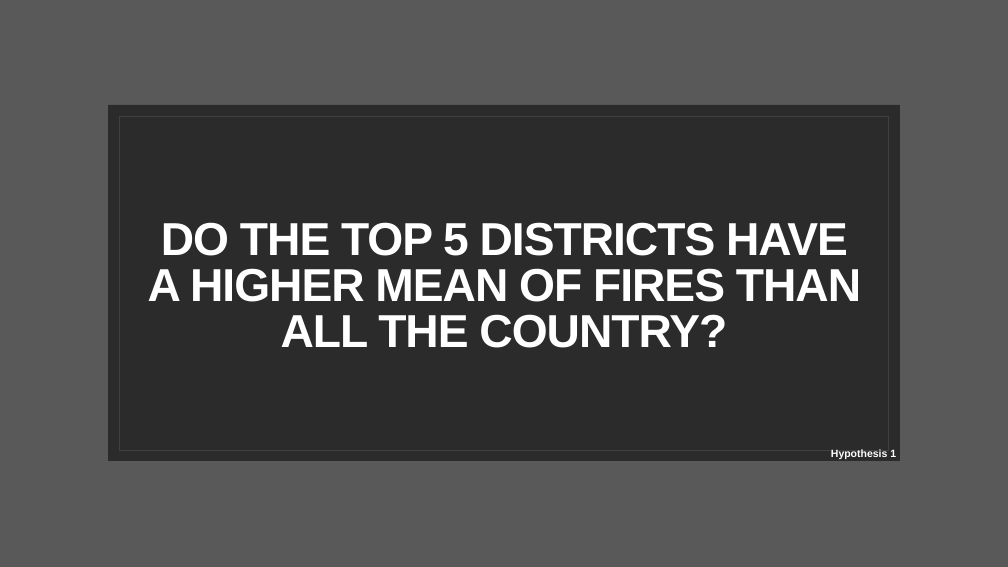
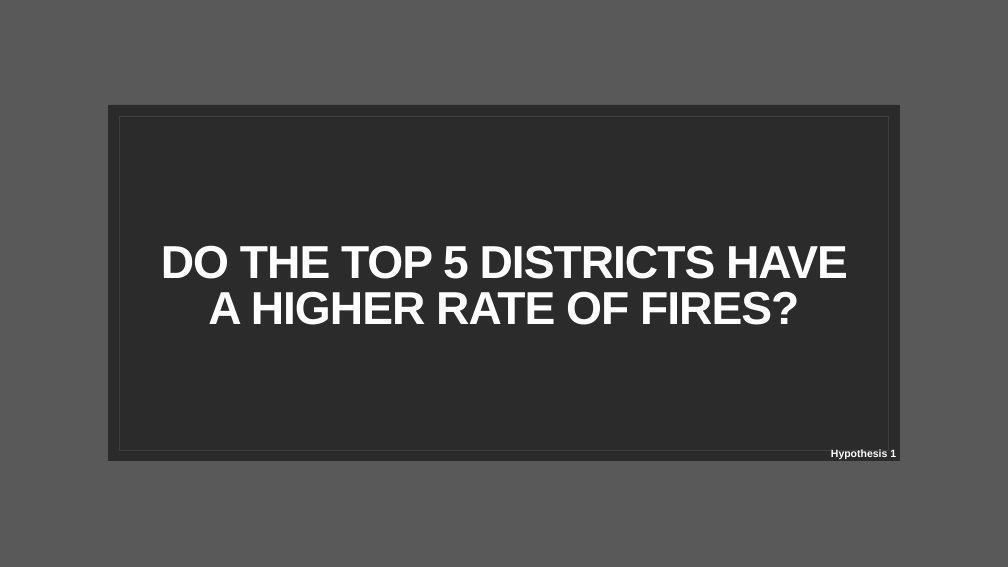
Before and after one commit to Simao-Lopes/Fire-Project, a slide deck: slide 12 of Presentation/The fires in Portugal.pptx (slide 8 before the commit). Drawn at 1008x567 pixels with LibreOffice and Linux fonts; fonts in the diff are those of the drawing; background and template pictures are left out; a plain dark background stands for a picture behind light text. Boxes give left, top, right and bottom in pixels: in the first picture for what was removed or moved away, otherwise in the second. Text is boxed around its words. In the diff, an @@ line names an element or a change of style, - is before the commit and + after.

```diff
--- a/Presentation/The fires in Portugal.pptx
+++ b/Presentation/The fires in Portugal.pptx
@@ title at [161, 245, 848, 325]: text changed @@
-DO THE TOP 5 DISTRICTS HAVE A HIGHER MEAN OF FIRES THAN ALL THE COUNTRY?
+DO THE TOP 5 DISTRICTS HAVE A HIGHER RATE OF FIRES?
```
Also in this commit, not shown: 9 other slides changed, 5 slides added, 20 other files.
